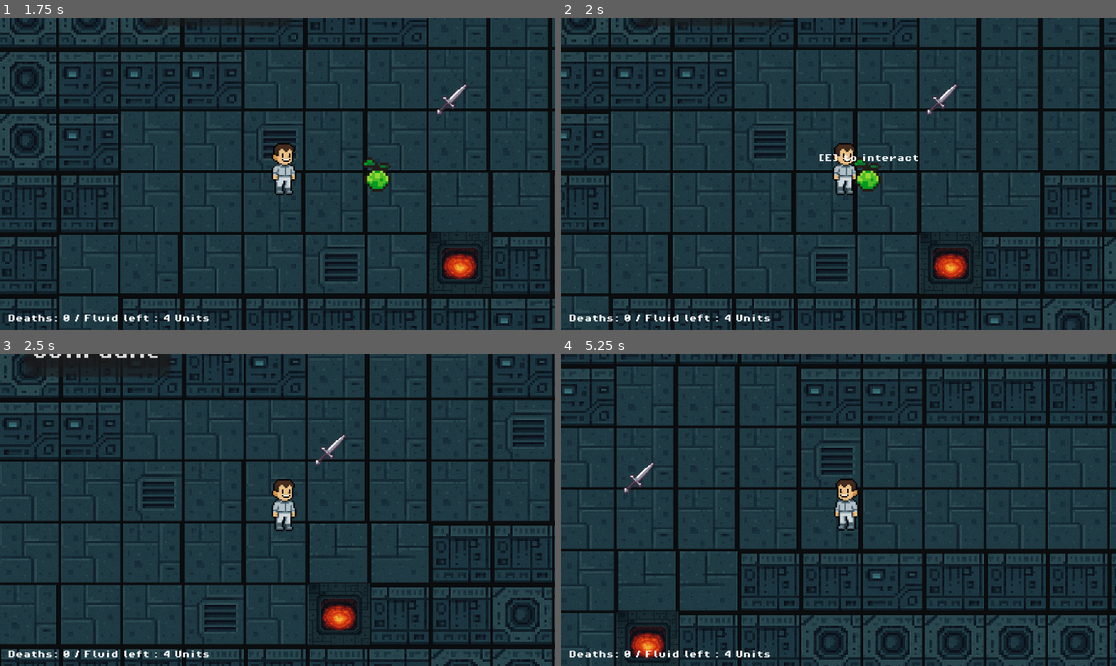
Above: before the commit, frames 1-4 (two rows, left to right).
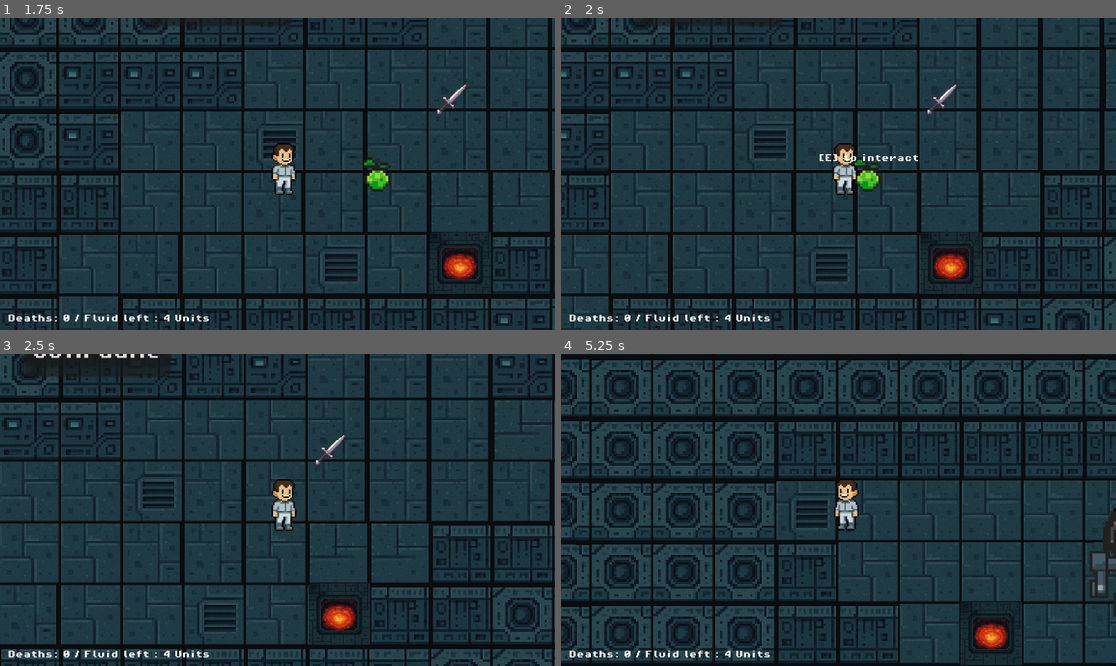
Above: after the commit, the same moments.

Repository: FlavienVa/Kill_The_Mickey
Game: Godot game, scene res://scenes/main_menu.tscn
Same seed, same stepped clock (60 frames per second), same inputs: the game is played once before the commit and once after it.
Inputs (mouse positions are in pixels of both pictures, inside the frame that each line leads up to):
- Up to frame 1 (1.75 s): click "Host Game" at 0.5 s; move the mouse to (399, 158) at 1.27 s; hold D (move_right) from 1.28 s (still down); hold E (interact) from 1.28 s (still down); tap W (move_up) at 1.52 s
- Up to frame 2 (2 s): keep holding D (move_right); keep holding E (interact)
- Up to frame 3 (2.5 s): keep holding D (move_right); move the mouse to (166, 525) at 2.02 s; release E (interact) at 2.03 s; click (166, 525) at 2.1 s; tap W (move_up) at 2.27 s; tap E (interact) at 2.3 s
- Up to frame 4 (5.25 s): move the mouse to (894, 441) at 2.77 s; release D (move_right) at 2.78 s; hold A (move_left) 2.78-3.53 s; hold E (interact) 2.78-3.53 s; move the mouse to (810, 572) at 3.52 s; hold D (move_right) 3.53-5.03 s; tap E (interact) at 3.6, 5.1 s; tap W (move_up) at 3.77, 4.52 s; move the mouse to (1005, 556) at 4.27 s; hold E (interact) 4.28-5.03 s; click (1005, 556) at 4.35 s; move the mouse to (672, 463) at 5.02 s; hold A (move_left) from 5.03 s (still down)

Frame 1 is identical in both runs. In frame 2, less than 0.1% of the frame differs, in the area x 97-100%, y 10-29%; in frame 3, 0.4%; in frame 4, 42%, in the area x 0-100%, y 0-100%.
Error before the commit: Invalid assignment of property or key 'has_knife' with value of type 'bool' on a base object of type 'null instance'. (res://scripts/knife.gd:17)

Commit message:
my advance so far, added some interaction and hiding spot

Diff:
--- a/project.godot
+++ b/project.godot
@@ -27,6 +27,7 @@
 [global_group]
 
 player=""
+playerSprite=""
 
 [input]
 
--- a/scenes/InteractionManager.tscn
+++ b/scenes/InteractionManager.tscn
@@ -1,7 +1,7 @@
 [gd_scene load_steps=3 format=3 uid="uid://7g766rj1gjmp"]
 
 [ext_resource type="FontFile" uid="uid://vgl0sm2xl6rm" path="res://assets/fonts/PixelOperator8-Bold.ttf" id="1_10vj0"]
-[ext_resource type="Script" uid="uid://bo4eigcf7brxp" path="res://scenes/interaction_manager.gd" id="1_ptem4"]
+[ext_resource type="Script" uid="uid://bo4eigcf7brxp" path="res://scripts/interaction_manager.gd" id="1_ptem4"]
 
 [node name="InteractionManager" type="Node2D"]
 script = ExtResource("1_ptem4")
--- a/scenes/game.tscn
+++ b/scenes/game.tscn
@@ -7,6 +7,8 @@
 [ext_resource type="Texture2D" uid="uid://d0n1gp7rgtmll" path="res://assets/sprites/lavapit.png" id="4_p57ef"]
 [ext_resource type="FontFile" uid="uid://vgl0sm2xl6rm" path="res://assets/fonts/PixelOperator8-Bold.ttf" id="5_p57ef"]
 [ext_resource type="PackedScene" uid="uid://cwdqx0pmwic5u" path="res://scenes/lava_pit.tscn" id="5_u5sy4"]
+[ext_resource type="PackedScene" uid="uid://4cnt85smd4e4" path="res://scenes/ventilation.tscn" id="6_kvuet"]
+[ext_resource type="PackedScene" uid="uid://dyondbhyde86n" path="res://scenes/hidingSpot.tscn" id="8_dinhu"]
 [ext_resource type="PackedScene" uid="uid://bhvw5cvcxc3xb" path="res://scenes/enemy.tscn" id="8_gee14"]
 [ext_resource type="Texture2D" uid="uid://bpokv0lviygyq" path="res://assets/sprites/pixil-frame-0(1).png" id="9_0tnpc"]
 [ext_resource type="PackedScene" uid="uid://owidbxma4otx" path="res://scenes/apple.tscn" id="9_vtaks"]
@@ -89,7 +91,7 @@
 [node name="TileMapLayer" type="TileMapLayer" parent="TileMapv2"]
 z_index = -1
 position = Vector2(147, 190)
-tile_map_data = PackedByteArray("AAD//wAAAAADAAEAAAAAAAAAAAA …(904 unchanged characters)… GAP7/AAADAAEAAAAHAP7/AAADAAEAAAAHAP3/AAACAAEAAAAFAP//AAAAAAIAAAAFAAEAAAABAAAAAAAIAP/ …(22319 unchanged characters)…
+tile_map_data = PackedByteArray("AAD//wAAAAADAAEAAAAAAAAAAAA …(904 unchanged characters)… GAP7/AAADAAEAAAAHAP7/AAADAAEAAAAHAP3/AAAAAAIAAAAFAP//AAAAAAIAAAAFAAEAAAABAAAAAAAIAP/ …(22319 unchanged characters)…
 tile_set = SubResource("TileSet_gee14")
 
 [node name="Player" parent="." instance=ExtResource("1_uwrxv")]
@@ -135,6 +137,9 @@
 [node name="knife" parent="." instance=ExtResource("3_lnu2h")]
 position = Vector2(1269, -367)
 
+[node name="HidingSpot" parent="." instance=ExtResource("8_dinhu")]
+position = Vector2(3092, 73)
+
 [node name="Enemy" parent="." instance=ExtResource("8_gee14")]
 position = Vector2(5606, -368)
 
@@ -147,5 +152,17 @@
 scale = Vector2(10.9766, 10.9766)
 texture = ExtResource("9_0tnpc")
 
+[node name="ventilation2" parent="." instance=ExtResource("6_kvuet")]
+position = Vector2(2577, -2241)
+target_ventilation_path = NodePath("../ventilation")
+spawn_direction = 1
+spawn_offset = 200.0
+
+[node name="ventilation" parent="." instance=ExtResource("6_kvuet")]
+position = Vector2(2327, -704)
+target_ventilation_path = NodePath("../ventilation2")
+spawn_direction = 3
+spawn_offset = 100.0
+
 [connection signal="pressed" from="MultiplayerHUB/Panel/VBoxContainer/HostGame" to="GameManager" method="become_host"]
 [connection signal="pressed" from="MultiplayerHUB/Panel/VBoxContainer/JoinGame" to="GameManager" method="join_game"]
--- /dev/null
+++ b/scenes/hidingSpot.tscn
@@ -0,0 +1,53 @@
+[gd_scene load_steps=9 format=3 uid="uid://dyondbhyde86n"]
+
+[ext_resource type="Texture2D" uid="uid://bj1qh2bal1t32" path="res://assets/sprites/tilesetSpaceship.png" id="1_71gxu"]
+[ext_resource type="Script" uid="uid://do0jt2l4sykxi" path="res://scripts/hiding_spot.gd" id="1_q6r0p"]
+[ext_resource type="PackedScene" uid="uid://r6d6fjkoicai" path="res://scenes/interaction_area.tscn" id="2_q6r0p"]
+
+[sub_resource type="AtlasTexture" id="AtlasTexture_nhjqd"]
+atlas = ExtResource("1_71gxu")
+region = Rect2(768, 768, 256, 256)
+
+[sub_resource type="SpriteFrames" id="SpriteFrames_xiqxk"]
+animations = [{
+"frames": [{
+"duration": 1.0,
+"texture": SubResource("AtlasTexture_nhjqd")
+}],
+"loop": true,
+"name": &"default",
+"speed": 5.0
+}]
+
+[sub_resource type="RectangleShape2D" id="RectangleShape2D_v3ns1"]
+size = Vector2(249, 250)
+
+[sub_resource type="RectangleShape2D" id="RectangleShape2D_5hcnk"]
+size = Vector2(247, 615)
+
+[sub_resource type="RectangleShape2D" id="RectangleShape2D_yqutd"]
+size = Vector2(664, 252)
+
+[node name="HidingSpot" type="StaticBody2D"]
+script = ExtResource("1_q6r0p")
+
+[node name="AnimatedSprite2D" type="AnimatedSprite2D" parent="."]
+position = Vector2(2, 2)
+sprite_frames = SubResource("SpriteFrames_xiqxk")
+
+[node name="CollisionShape2D" type="CollisionShape2D" parent="."]
+position = Vector2(-0.5, -1)
+shape = SubResource("RectangleShape2D_v3ns1")
+
+[node name="HideTimer" type="Timer" parent="."]
+
+[node name="Interaction Area" parent="." instance=ExtResource("2_q6r0p")]
+action_name = "hide"
+
+[node name="CollisionShape2D" type="CollisionShape2D" parent="Interaction Area"]
+position = Vector2(2.5, -3.5)
+shape = SubResource("RectangleShape2D_5hcnk")
+
+[node name="CollisionShape2D2" type="CollisionShape2D" parent="Interaction Area"]
+position = Vector2(7, 0)
+shape = SubResource("RectangleShape2D_yqutd")
--- a/scenes/knife.tscn
+++ b/scenes/knife.tscn
@@ -43,6 +43,7 @@
 
 [node name="Interaction Area" parent="." instance=ExtResource("3_amocf")]
 position = Vector2(-5, -2)
+action_name = "pick"
 
 [node name="CollisionShape2D" type="CollisionShape2D" parent="Interaction Area"]
 position = Vector2(6, 0)
--- a/scenes/main_menu.gd
+++ /dev/null
@@ -1,18 +0,0 @@
-# MainMenu.gd
-extends Control
-
-func _ready():
-	$MultiplayerHUB/Panel/VBoxContainer/HostGame.pressed.connect(_on_HostGame_pressed)
-	$MultiplayerHUB/Panel/VBoxContainer/JoinGame.pressed.connect(_on_JoinGame_pressed)
-
-func _on_HostGame_pressed():
-	print("host game clicked")
-	get_tree().change_scene_to_file("res://scenes/game.tscn")  # Justera sökvägen om nödvändigt
-
-func _on_JoinGame_pressed():
-	print("join game clicked")
-
-	get_tree().change_scene_to_file("res://scenes/game.tscn")
-
-func _on_Quit_pressed():
-	get_tree().quit()
--- a/scenes/player.tscn
+++ b/scenes/player.tscn
@@ -34,7 +34,7 @@
 collision_layer = 2
 script = ExtResource("1_g2els")
 
-[node name="AnimatedSprite2D" type="AnimatedSprite2D" parent="."]
+[node name="AnimatedSprite2D" type="AnimatedSprite2D" parent="." groups=["playerSprite"]]
 position = Vector2(18, -14)
 scale = Vector2(6, 6)
 sprite_frames = SubResource("SpriteFrames_tuyoq")
@@ -50,3 +50,5 @@
 one_shot = true
 
 [node name="RespawnTimer" type="Timer" parent="."]
+
+[node name="WeaponSocket" type="Node2D" parent="."]
--- a/scenes/ventilation.tscn
+++ b/scenes/ventilation.tscn
@@ -23,13 +23,14 @@
 size = Vector2(248, 246)
 
 [sub_resource type="RectangleShape2D" id="RectangleShape2D_n4l3p"]
-size = Vector2(255, 872)
+size = Vector2(255, 755.5)
 
 [sub_resource type="RectangleShape2D" id="RectangleShape2D_e24y7"]
-size = Vector2(894, 239)
+size = Vector2(753.5, 239)
 
 [node name="ventilation" type="StaticBody2D"]
 script = ExtResource("1_fftnl")
+spawn_offset = 49.255
 
 [node name="Sprite2D" type="AnimatedSprite2D" parent="."]
 sprite_frames = SubResource("SpriteFrames_rd4fn")
@@ -42,9 +43,9 @@
 action_name = "enter"
 
 [node name="CollisionShape2D" type="CollisionShape2D" parent="Interaction Area"]
-position = Vector2(2, 0)
+position = Vector2(-1, -22.75)
 shape = SubResource("RectangleShape2D_n4l3p")
 
 [node name="CollisionShape2D2" type="CollisionShape2D" parent="Interaction Area"]
-position = Vector2(17, 2)
+position = Vector2(-1.75, 1)
 shape = SubResource("RectangleShape2D_e24y7")
--- /dev/null
+++ b/scripts/hiding_spot.gd
@@ -0,0 +1,42 @@
+extends StaticBody2D
+
+@onready var interaction_area = $"Interaction Area"
+@onready var sprite = $AnimatedSprite2D
+@onready var hide_timer = $HideTimer
+
+var is_hiding := false
+const HIDE_DURATION := 5.0
+
+func _ready() -> void:
+	interaction_area.interact = Callable(self, "_hide")
+	hide_timer.wait_time = HIDE_DURATION
+	hide_timer.one_shot = true
+	hide_timer.timeout.connect(_on_hide_timer_timeout)
+
+func _hide():
+	if InteractionManager.player:
+		if not is_hiding:
+			# Start hiding
+			is_hiding = true
+
+			# Hide the player
+			InteractionManager.playerSprite.visible = false
+			InteractionManager.player.set_physics_process(false)
+
+			# Start the hide timer
+			hide_timer.start()
+		else:
+			# Unhide immediately
+			_unhide_player()
+
+func _unhide_player():
+	if InteractionManager.player:
+		# Show the player again
+		InteractionManager.playerSprite.visible = true
+		InteractionManager.player.set_physics_process(true)
+		is_hiding = false
+		hide_timer.stop()
+
+func _on_hide_timer_timeout():
+	if is_hiding:
+		_unhide_player()
--- a/scenes/interaction_manager.gd
+++ b/scripts/interaction_manager.gd
@@ -1,6 +1,7 @@
 extends Node2D
 
 @onready var player = get_tree().get_first_node_in_group("player")
+@onready var playerSprite = get_tree().get_first_node_in_group("playerSprite")
 @onready var label = $Label
 
 const base_text = "[E] to "
@@ -21,6 +22,9 @@
 	print("Active areas count: ", active_areas.size())
 
 func _process(delta):
+	player = get_tree().get_first_node_in_group("player")
+	playerSprite = get_tree().get_first_node_in_group("playerSprite")
+
 	if active_areas.size() > 0 && can_interact :
 		active_areas.sort_custom(_sort_by_distance_to_player)
 		label.text =  base_text + active_areas[0].action_name
--- a/scripts/knife.gd
+++ b/scripts/knife.gd
@@ -3,7 +3,7 @@
 @onready var interaction_area = $"Interaction Area"
 @onready var sprite = $AnimatedSprite2D
 
-func _on_body_entered(body: Node2D) -> void:
+func _pickup(body: Node2D) -> void:
 	if body.has_method("pickup_weapon"):
 		body.pickup_weapon(self)
 
@@ -15,4 +15,5 @@
 
 func _collect_object():
 	InteractionManager.player.has_knife = true
+	_pickup(InteractionManager.player)
 	queue_free()
--- a/scripts/player.gd
+++ b/scripts/player.gd
@@ -22,6 +22,7 @@
 	# Store the initial position for respawning
 	initial_position = position
 	# Add the player to the "player" group
+	add_to_group("player")
 
 func _physics_process(delta: float) -> void:
 	# Movement
--- a/scripts/ventilation.gd
+++ b/scripts/ventilation.gd
@@ -3,13 +3,38 @@
 @onready var interaction_area = $"Interaction Area"
 @onready var sprite = $AnimatedSprite2D
 
+@export var target_ventilation_path: NodePath
+@export_enum("Up", "Down", "Left", "Right") var spawn_direction: int = 0
+@export var spawn_offset: float = 200.0  # Distance from ventilation center
+
+var target_ventilation: Node2D
 
 # Called when the node enters the scene tree for the first time.
 func _ready() -> void:
 	interaction_area.interact = Callable(self, "_enter_ventilation")
+	add_to_group("ventilation")
 
+	# Get the target ventilation node if a path is specified
+	if target_ventilation_path:
+		target_ventilation = get_node(target_ventilation_path)
+
+func get_spawn_position() -> Vector2:
+	var base_pos = target_ventilation.position
+	match spawn_direction:
+		0: # Up
+			return base_pos + Vector2(0, -spawn_offset)
+		1: # Down
+			return base_pos + Vector2(0, spawn_offset)
+		2: # Left
+			return base_pos + Vector2(-spawn_offset, 0)
+		3: # Right
+			return base_pos + Vector2(spawn_offset, 0)
+	return base_pos
 
 # Called every frame. 'delta' is the elapsed time since the previous frame.
 func _enter_ventilation():
-	InteractionManager.player.position
-	queue_free()
+	if target_ventilation and InteractionManager.player:
+		# Teleport the player to the target ventilation with offset
+		InteractionManager.player.position = get_spawn_position()
+		# Optional: Add a small delay or animation here
+		await get_tree().create_timer(0.4).timeout
Not shown: 1 places in scenes/game.tscn that only renumber resources
Not shown, removed: scenes/main_menu.gd.uid
Not shown: 1 places in scenes/main_menu.tscn that only renumber resources
Not shown, added: scripts/hiding_spot.gd.uid
Renamed: scenes/interaction_manager.gd.uid -> scripts/interaction_manager.gd.uid
